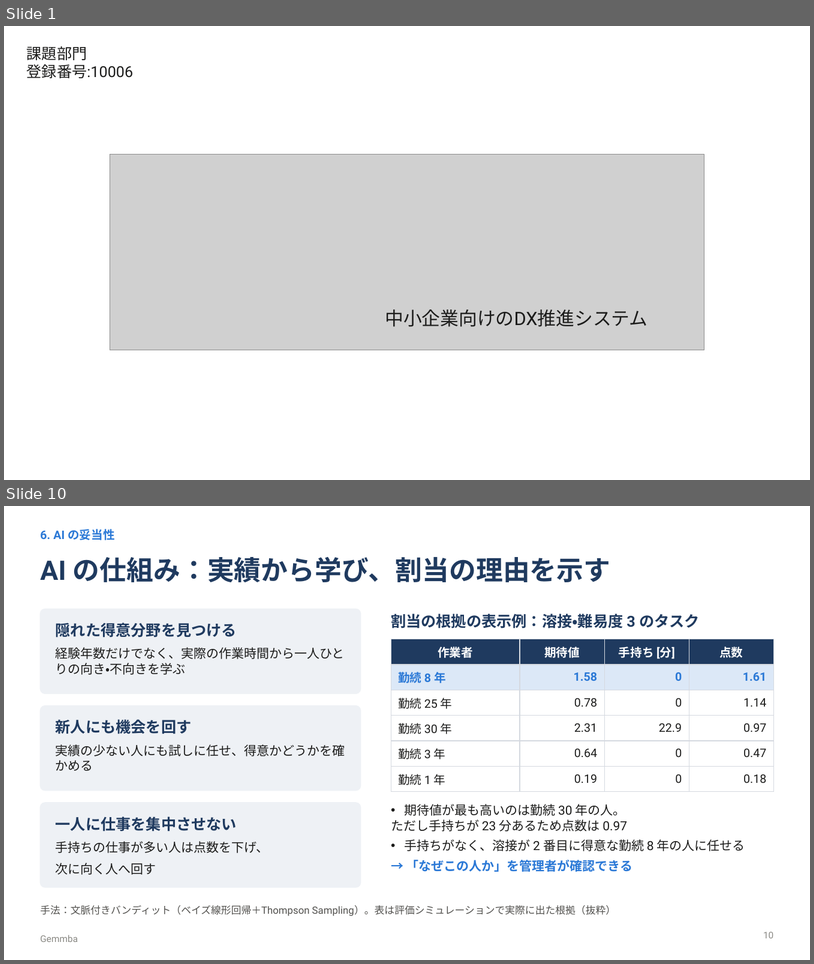
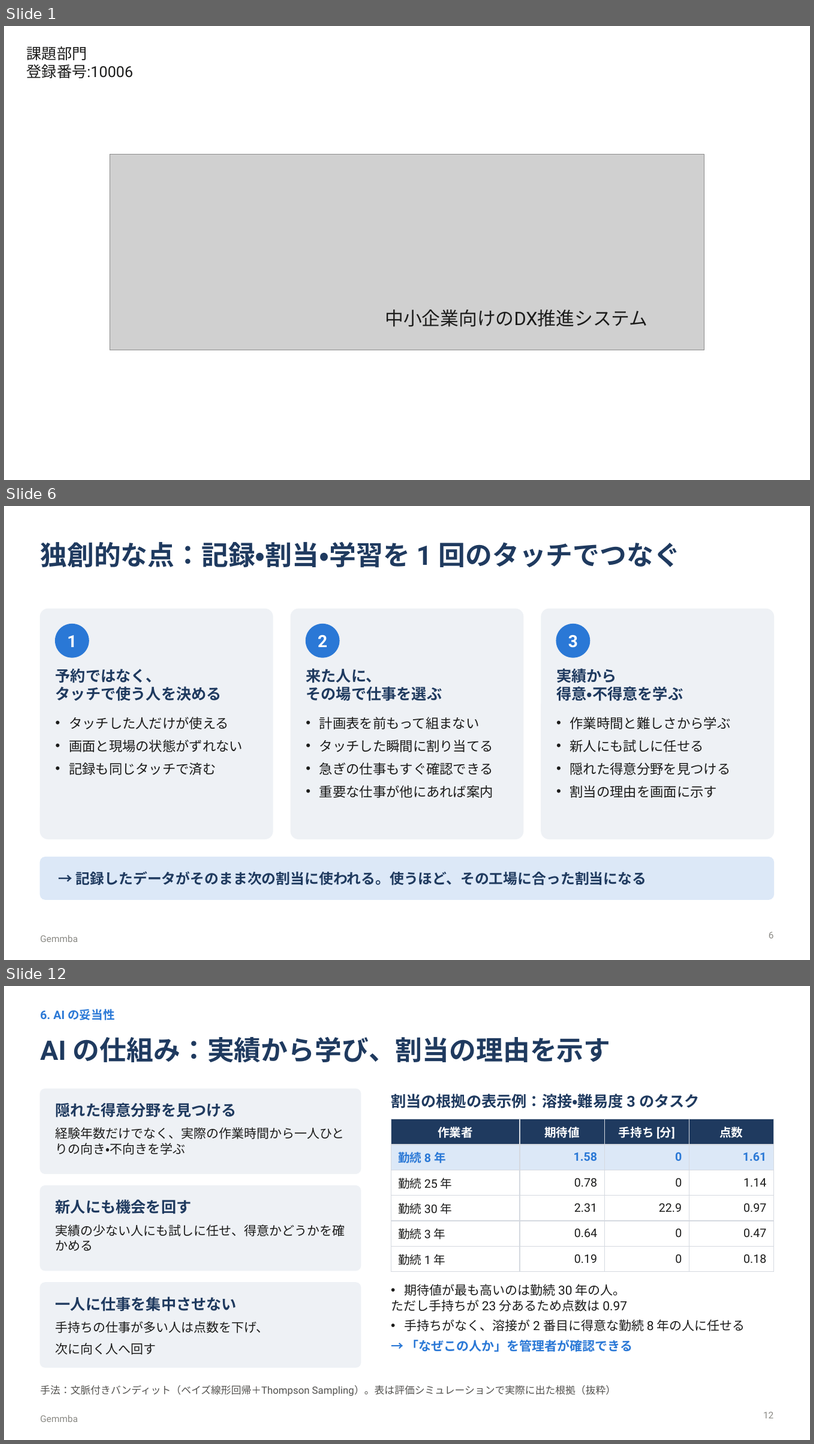
Before and after one commit to maguro256/procon2026, a slide deck: slides/gemmba_presentation.pptx. Shown one above the other, each under a label of ours: slides 1 and 10 before the commit, slides 1, 6 and 12 after it; the slides between them are not shown. The pictures are 814x964 and 814x1444 pixels, drawn with LibreOffice and Linux fonts; fonts in the diff are those of the drawing; grey boxes stand for pictures. Boxes give left, top, right and bottom in pixels: in the first picture for what was removed or moved away, otherwise in the second. Text is boxed around its words. In the diff, an @@ line names an element or a change of style, - is before the commit and + after.

```diff
--- a/slides/gemmba_presentation.pptx
+++ b/slides/gemmba_presentation.pptx
@@ slide 6 added at (4, 506, 810, 960), background #FFFFFF; not listed: 1 template element that a slide beside it also shows @@
@@ title added at (40, 542, 681, 567), 32 pt, text #1F3A5F, bold @@
+独創的な点：記録・割当・学習を 1 回のタッチでつなぐ
@@ rounded rectangle added at (40, 609, 273, 839), fill #EEF1F5, outline #EEF1F5 1 pt @@
@@ rounded rectangle added at (291, 609, 523, 839), fill #EEF1F5, outline #EEF1F5 1 pt @@
@@ rounded rectangle added at (542, 609, 774, 839), fill #EEF1F5, outline #EEF1F5 1 pt @@
@@ ellipse added at (56, 624, 89, 657), fill #2A78D6, outline #2A78D6 1 pt @@
@@ ellipse added at (306, 624, 339, 657), fill #2A78D6, outline #2A78D6 1 pt @@
@@ ellipse added at (557, 624, 590, 657), fill #2A78D6, outline #2A78D6 1 pt @@
@@ text added at (67, 635, 77, 647), 20 pt, text #FFFFFF, bold @@
+1
@@ text added at (318, 635, 327, 647), 20 pt, text #FFFFFF, bold @@
+2
@@ text added at (569, 635, 578, 648), 20 pt, text #FFFFFF, bold @@
+3
@@ text added at (56, 668, 222, 701), 18 pt, text #1F3A5F, bold @@
+予約ではなく、
+タッチで使う人を決める
@@ text added at (306, 668, 442, 701), 18 pt, text #1F3A5F, bold @@
+来た人に、
+その場で仕事を選ぶ
@@ text added at (557, 668, 683, 701), 18 pt, text #1F3A5F, bold @@
+実績から
+得意・不得意を学ぶ
@@ text added at (69, 717, 243, 775), 16 pt, text #1B1B1A @@
+• タッチした人だけが使える
+• 画面と現場の状態がずれない
+• 記録も同じタッチで済む
@@ text added at (320, 717, 494, 798), 16 pt, text #1B1B1A @@
+• 計画表を前もって組まない
+• タッチした瞬間に割り当てる
+• 急ぎの仕事もすぐ確認できる
+• 重要な仕事が他にあれば案内
@@ text added at (570, 717, 731, 798), 16 pt, text #1B1B1A @@
+• 作業時間と難しさから学ぶ
+• 新人にも試しに任せる
+• 隠れた得意分野を見つける
+• 割当の理由を画面に示す
@@ rounded rectangle added at (40, 857, 774, 899), fill #DCE8F7, outline #DCE8F7 1 pt @@
@@ text added at (76, 871, 647, 885), 17 pt, text #1F3A5F, bold @@
+→ 記録したデータがそのまま次の割当に使われる。使うほど、その工場に合った割当になる
@@ page number added at (769, 931, 774, 938), 11 pt, text #8A8984 @@
+6
@@ what was slide 10 is now slide 12 @@
@@ page number at (764, 1411, 774, 1418): text changed @@
-10
+12
```
Also in this commit, not shown: 11 slides changed, 1 other slide added, 1 slide removed, 4 other files.
